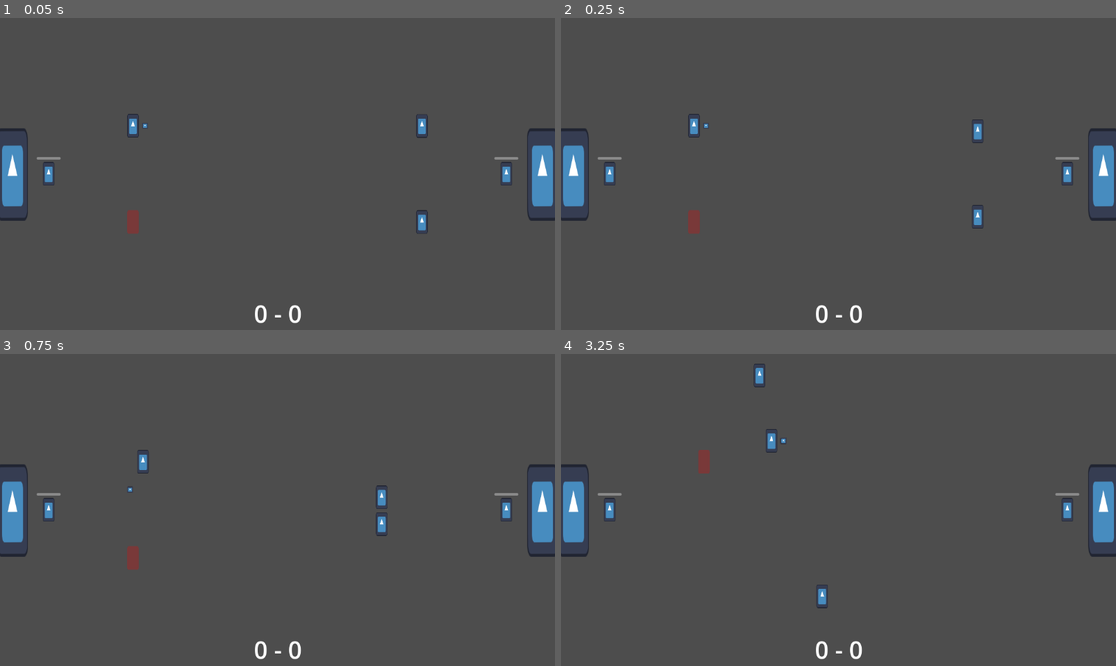
Above: before the commit, frames 1-4 (two rows, left to right).
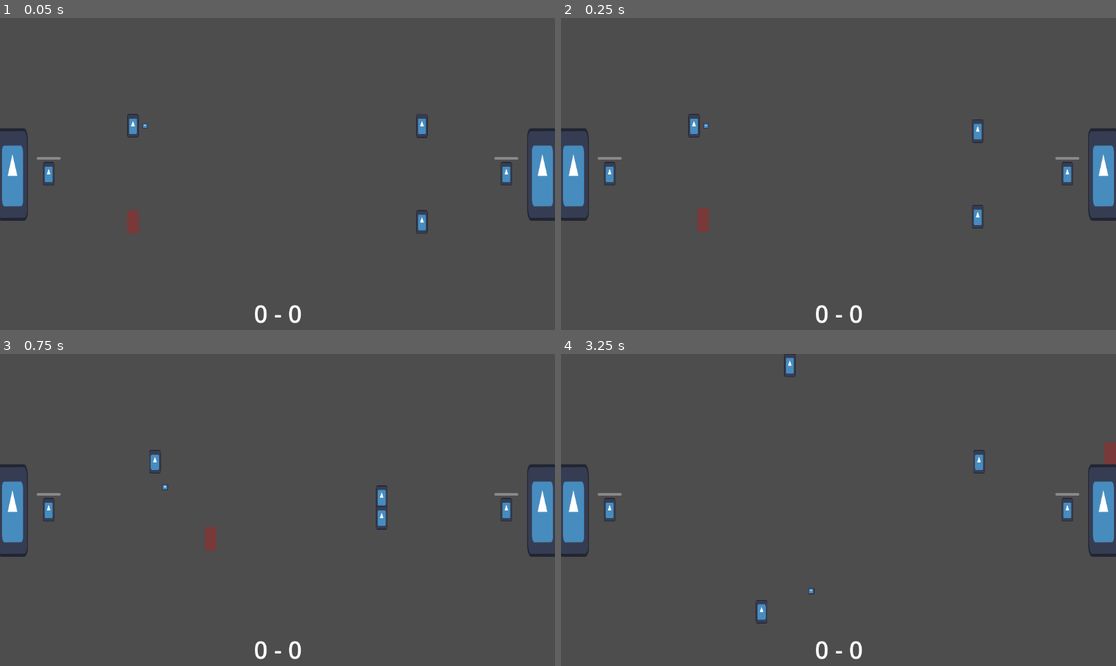
Above: after the commit, the same moments.

Repository: david8zhang/spooky-soccer
Game: Godot game, scene res://scenes/Main.tscn
Two runs of this game, one before a commit and one after it. Both use one fixed random seed, a clock stepped at 60 frames per second and the inputs below. The engine's default icon, where the game draws it, is replaced by a stand-in: a white triangle on a blue panel in a dark square.
Inputs:
- Up to frame 1 (0.05 s): no input
- Up to frame 2 (0.25 s): no input
- Up to frame 3 (0.75 s): hold Right (move_right) from 0.53 s (still down); tap Space (pass) at 0.6 s
- Up to frame 4 (3.25 s): tap F (shoot) at 0.8, 1.35, 2.3, 2.85 s; release Right (move_right) at 1.28 s; hold Down (move_down) 1.28-2.03 s; tap Space (pass) at 1.55, 2.1, 3.05 s; hold Right (move_right) 2.03-2.78 s; hold Up (move_up) from 2.78 s (still down)

Frame 1 is identical in both runs. In frame 2, 0.2% of the frame differs, in the area x 22-27%, y 61-70%; in frame 3, 0.6%; in frame 4, 1.0%, in the area x 24-100%, y 0-87%.

Commit message:
added player AI behavior

Diff:
--- a/prefabs/CPUFieldPlayer.tscn
+++ b/prefabs/CPUFieldPlayer.tscn
@@ -26,15 +26,14 @@
 
 [node name="CPUFieldPlayer" type="RigidBody2D"]
 collision_layer = 2
-collision_mask = 0
+collision_mask = 32
 lock_rotation = true
 script = ExtResource("1_k72m6")
 
 [node name="ContextMap" parent="." instance=ExtResource("2_vai8v")]
 
-[node name="CPUFieldPlayerAI" parent="." node_paths=PackedStringArray("blackboard", "actor") instance=ExtResource("2_4laok")]
-blackboard = NodePath("@Node@55626")
-actor = NodePath("..")
+[node name="CPUFieldPlayerAI" parent="." node_paths=PackedStringArray("blackboard") instance=ExtResource("2_4laok")]
+blackboard = NodePath("@Node@127139")
 
 [node name="AnimatedSprite2D" type="AnimatedSprite2D" parent="."]
 position = Vector2(0, -4.76837e-07)
--- a/prefabs/CPUFieldPlayerAI.tscn
+++ b/prefabs/CPUFieldPlayerAI.tscn
@@ -30,8 +30,8 @@
 
 [node name="CPUFieldPlayerAI" type="Node" node_paths=PackedStringArray("blackboard", "actor")]
 script = ExtResource("1_xsn7y")
-blackboard = NodePath("@Node@21128")
-actor = NodePath("..")
+blackboard = NodePath("@Node@17991")
+actor = NodePath("")
 
 [node name="RootSequence" type="Node" parent="."]
 script = ExtResource("2_erdwv")
--- a/prefabs/PlayerFieldPlayer.tscn
+++ b/prefabs/PlayerFieldPlayer.tscn
@@ -1,7 +1,8 @@
-[gd_scene load_steps=7 format=3 uid="uid://cb8pxunyr2q10"]
+[gd_scene load_steps=8 format=3 uid="uid://cb8pxunyr2q10"]
 
 [ext_resource type="Texture2D" uid="uid://dqa181oq1x6gn" path="res://icon.svg" id="1_48ndw"]
 [ext_resource type="Script" path="res://scripts/PlayerFieldPlayer.gd" id="1_ejapt"]
+[ext_resource type="PackedScene" uid="uid://cihkyuapvdyc" path="res://prefabs/PlayerFieldPlayerAI.tscn" id="2_ede0m"]
 [ext_resource type="PackedScene" uid="uid://bvwulw0o1p2y6" path="res://prefabs/ContextMap.tscn" id="2_xnjla"]
 
 [sub_resource type="AtlasTexture" id="AtlasTexture_fto0y"]
@@ -28,6 +29,9 @@
 lock_rotation = true
 script = ExtResource("1_ejapt")
 
+[node name="PlayerFieldPlayerAI" parent="." node_paths=PackedStringArray("blackboard") instance=ExtResource("2_ede0m")]
+blackboard = NodePath("@Node@18673")
+
 [node name="ContextMap" parent="." instance=ExtResource("2_xnjla")]
 
 [node name="AnimatedSprite2D" type="AnimatedSprite2D" parent="."]
--- /dev/null
+++ b/prefabs/PlayerFieldPlayerAI.tscn
@@ -0,0 +1,102 @@
+[gd_scene load_steps=18 format=3 uid="uid://cihkyuapvdyc"]
+
+[ext_resource type="Script" path="res://addons/beehave/nodes/beehave_tree.gd" id="1_gk7c5"]
+[ext_resource type="Script" path="res://addons/beehave/nodes/composites/sequence.gd" id="2_ajho3"]
+[ext_resource type="Script" path="res://scripts/behavior_tree/InitPlayerBlackboard.gd" id="3_lr3x3"]
+[ext_resource type="Script" path="res://scripts/behavior_tree/IsNotPlayerControlled.gd" id="4_84iy8"]
+[ext_resource type="Script" path="res://addons/beehave/nodes/composites/selector.gd" id="4_s3tmg"]
+[ext_resource type="Script" path="res://scripts/behavior_tree/IsBallLoose.gd" id="5_gpw2h"]
+[ext_resource type="Script" path="res://scripts/behavior_tree/ChaseLooseBall.gd" id="6_r3gh8"]
+[ext_resource type="Script" path="res://scripts/behavior_tree/IsOnOffense.gd" id="7_v8dfo"]
+[ext_resource type="Script" path="res://scripts/behavior_tree/IsAtPositionForTooLong.gd" id="8_qqqr6"]
+[ext_resource type="Script" path="res://scripts/behavior_tree/SaveOffensiveSupportPosition.gd" id="9_ey574"]
+[ext_resource type="Script" path="res://scripts/behavior_tree/MoveToOffensiveSupportPosition.gd" id="10_rgbyh"]
+[ext_resource type="Script" path="res://scripts/behavior_tree/AssignDefensiveBehavior.gd" id="11_0buab"]
+[ext_resource type="Script" path="res://scripts/behavior_tree/ShouldGoForSteal.gd" id="12_tfb41"]
+[ext_resource type="Script" path="res://scripts/behavior_tree/IsInStealRange.gd" id="13_31vd0"]
+[ext_resource type="Script" path="res://scripts/behavior_tree/StealBall.gd" id="14_qrkn8"]
+[ext_resource type="Script" path="res://scripts/behavior_tree/ChaseBallHandler.gd" id="15_iigq1"]
+[ext_resource type="Script" path="res://scripts/behavior_tree/MoveToDefensivePosition.gd" id="16_d1hbe"]
+
+[node name="PlayerFieldPlayerAI" type="Node" node_paths=PackedStringArray("blackboard", "actor")]
+script = ExtResource("1_gk7c5")
+blackboard = NodePath("@Node@132564")
+actor = NodePath("..")
+
+[node name="RootSequence" type="Node" parent="."]
+script = ExtResource("2_ajho3")
+
+[node name="InitPlayerBlackboard" type="Node" parent="RootSequence"]
+script = ExtResource("3_lr3x3")
+
+[node name="IsNotPlayerControlled" type="Node" parent="RootSequence"]
+script = ExtResource("4_84iy8")
+
+[node name="LooseBallSelector" type="Node" parent="RootSequence"]
+script = ExtResource("4_s3tmg")
+
+[node name="LooseBallSequence" type="Node" parent="RootSequence/LooseBallSelector"]
+script = ExtResource("2_ajho3")
+
+[node name="IsBallLoose" type="Node" parent="RootSequence/LooseBallSelector/LooseBallSequence"]
+script = ExtResource("5_gpw2h")
+
+[node name="ChaseLooseBall" type="Node" parent="RootSequence/LooseBallSelector/LooseBallSequence"]
+script = ExtResource("6_r3gh8")
+
+[node name="OffenseOrDefense" type="Node" parent="RootSequence/LooseBallSelector"]
+script = ExtResource("4_s3tmg")
+
+[node name="OffenseSequence" type="Node" parent="RootSequence/LooseBallSelector/OffenseOrDefense"]
+script = ExtResource("2_ajho3")
+
+[node name="IsOnOffense" type="Node" parent="RootSequence/LooseBallSelector/OffenseOrDefense/OffenseSequence"]
+script = ExtResource("7_v8dfo")
+
+[node name="ShouldReposition" type="Node" parent="RootSequence/LooseBallSelector/OffenseOrDefense/OffenseSequence"]
+script = ExtResource("4_s3tmg")
+
+[node name="RepositionSequence" type="Node" parent="RootSequence/LooseBallSelector/OffenseOrDefense/OffenseSequence/ShouldReposition"]
+script = ExtResource("2_ajho3")
+
+[node name="IsAtPositionForTooLong" type="Node" parent="RootSequence/LooseBallSelector/OffenseOrDefense/OffenseSequence/ShouldReposition/RepositionSequence"]
+script = ExtResource("8_qqqr6")
+
+[node name="SaveOffensiveSupportPosition" type="Node" parent="RootSequence/LooseBallSelector/OffenseOrDefense/OffenseSequence/ShouldReposition/RepositionSequence"]
+script = ExtResource("9_ey574")
+
+[node name="MoveToOffensiveSupportPosition" type="Node" parent="RootSequence/LooseBallSelector/OffenseOrDefense/OffenseSequence/ShouldReposition"]
+script = ExtResource("10_rgbyh")
+
+[node name="DefenseSequence" type="Node" parent="RootSequence/LooseBallSelector/OffenseOrDefense"]
+script = ExtResource("2_ajho3")
+
+[node name="AssignDefensiveBehavior" type="Node" parent="RootSequence/LooseBallSelector/OffenseOrDefense/DefenseSequence"]
+script = ExtResource("11_0buab")
+
+[node name="DefensiveBehaviorSelector" type="Node" parent="RootSequence/LooseBallSelector/OffenseOrDefense/DefenseSequence"]
+script = ExtResource("4_s3tmg")
+
+[node name="GoForStealSequence" type="Node" parent="RootSequence/LooseBallSelector/OffenseOrDefense/DefenseSequence/DefensiveBehaviorSelector"]
+script = ExtResource("2_ajho3")
+
+[node name="ShouldGoForSteal" type="Node" parent="RootSequence/LooseBallSelector/OffenseOrDefense/DefenseSequence/DefensiveBehaviorSelector/GoForStealSequence"]
+script = ExtResource("12_tfb41")
+
+[node name="StealOrChaseBallHandler" type="Node" parent="RootSequence/LooseBallSelector/OffenseOrDefense/DefenseSequence/DefensiveBehaviorSelector/GoForStealSequence"]
+script = ExtResource("4_s3tmg")
+
+[node name="StealSequence" type="Node" parent="RootSequence/LooseBallSelector/OffenseOrDefense/DefenseSequence/DefensiveBehaviorSelector/GoForStealSequence/StealOrChaseBallHandler"]
+script = ExtResource("2_ajho3")
+
+[node name="IsInStealRange" type="Node" parent="RootSequence/LooseBallSelector/OffenseOrDefense/DefenseSequence/DefensiveBehaviorSelector/GoForStealSequence/StealOrChaseBallHandler/StealSequence"]
+script = ExtResource("13_31vd0")
+
+[node name="StealBall" type="Node" parent="RootSequence/LooseBallSelector/OffenseOrDefense/DefenseSequence/DefensiveBehaviorSelector/GoForStealSequence/StealOrChaseBallHandler/StealSequence"]
+script = ExtResource("14_qrkn8")
+
+[node name="ChaseBallHandler" type="Node" parent="RootSequence/LooseBallSelector/OffenseOrDefense/DefenseSequence/DefensiveBehaviorSelector/GoForStealSequence/StealOrChaseBallHandler"]
+script = ExtResource("15_iigq1")
+
+[node name="MoveToDefensivePosition" type="Node" parent="RootSequence/LooseBallSelector/OffenseOrDefense/DefenseSequence/DefensiveBehaviorSelector"]
+script = ExtResource("16_d1hbe")
--- a/project.godot
+++ b/project.godot
@@ -64,6 +64,11 @@
 "events": [Object(InputEventKey,"resource_local_to_scene":false,"resource_name":"","device":-1,"window_id":0,"alt_pressed":false,"shift_pressed":false,"ctrl_pressed":false,"meta_pressed":false,"pressed":false,"keycode":0,"physical_keycode":70,"key_label":0,"unicode":102,"echo":false,"script":null)
 ]
 }
+lob={
+"deadzone": 0.5,
+"events": [Object(InputEventKey,"resource_local_to_scene":false,"resource_name":"","device":-1,"window_id":0,"alt_pressed":false,"shift_pressed":false,"ctrl_pressed":false,"meta_pressed":false,"pressed":false,"keycode":0,"physical_keycode":88,"key_label":0,"unicode":120,"echo":false,"script":null)
+]
+}
 
 [layer_names]
 
--- a/scripts/Game.gd
+++ b/scripts/Game.gd
@@ -10,6 +10,7 @@
 
 @onready var cpu_offensive_zones = $CPUOffensiveZones as Zones
 @onready var cpu_offensive_support_zones = $CPUOffensiveSupportZones as Zones
+@onready var player_offensive_zones = $PlayerOffensiveSupportZones as Zones
 
 var cpu_score = 0
 var player_score = 0
--- a/scripts/PlayerFieldManager.gd
+++ b/scripts/PlayerFieldManager.gd
@@ -37,3 +37,6 @@
 
 func get_opposing_manager():
 	return game.cpu_manager
+
+func get_offensive_support_zones():
+	return self.game.player_offensive_zones
--- a/scripts/PlayerFieldPlayer.gd
+++ b/scripts/PlayerFieldPlayer.gd
@@ -2,8 +2,8 @@
 extends FieldPlayer
 
 func _physics_process(_delta):
-	linear_velocity = Vector2.ZERO
 	if is_selected:
+		linear_velocity = Vector2.ZERO
 		if Input.is_action_pressed("move_right"):
 			linear_velocity.x += 1
 		if Input.is_action_pressed("move_left"):
@@ -21,14 +21,12 @@
 		elif linear_velocity.x > 0:
 			curr_direction = Direction.RIGHT
 
-	if has_possession:
-		# Pass ball
-		if Input.is_action_just_pressed("pass"):
-			pass_ball()
-
-		if Input.is_action_just_pressed("shoot"):
-			shoot_ball()
-		update_pass_target(linear_velocity)
+		if has_possession:
+			if Input.is_action_just_pressed("pass"):
+				pass_ball()
+			if Input.is_action_just_pressed("shoot"):
+				shoot_ball()
+			update_pass_target(linear_velocity)
 	super._physics_process(_delta)
 
 func update_pass_target(curr_velocity: Vector2):
--- /dev/null
+++ b/scripts/behavior_tree/InitPlayerBlackboard.gd
@@ -0,0 +1,7 @@
+class_name InitPlayerBlackboard
+extends ActionLeaf
+
+func tick(actor: Node, blackboard: Blackboard):
+	var field_player = actor as FieldPlayer
+	blackboard.set_value("game", field_player.game)
+	return SUCCESS
--- /dev/null
+++ b/scripts/behavior_tree/IsNotPlayerControlled.gd
@@ -0,0 +1,7 @@
+class_name IsNotPlayerControlled
+extends ConditionLeaf
+
+func tick(actor: Node, _blackboard: Blackboard):
+	var field_player = actor as PlayerFieldPlayer
+	var player_manager = field_player.field_manager as PlayerFieldManager
+	return SUCCESS if player_manager.selected_player != field_player else FAILURE
